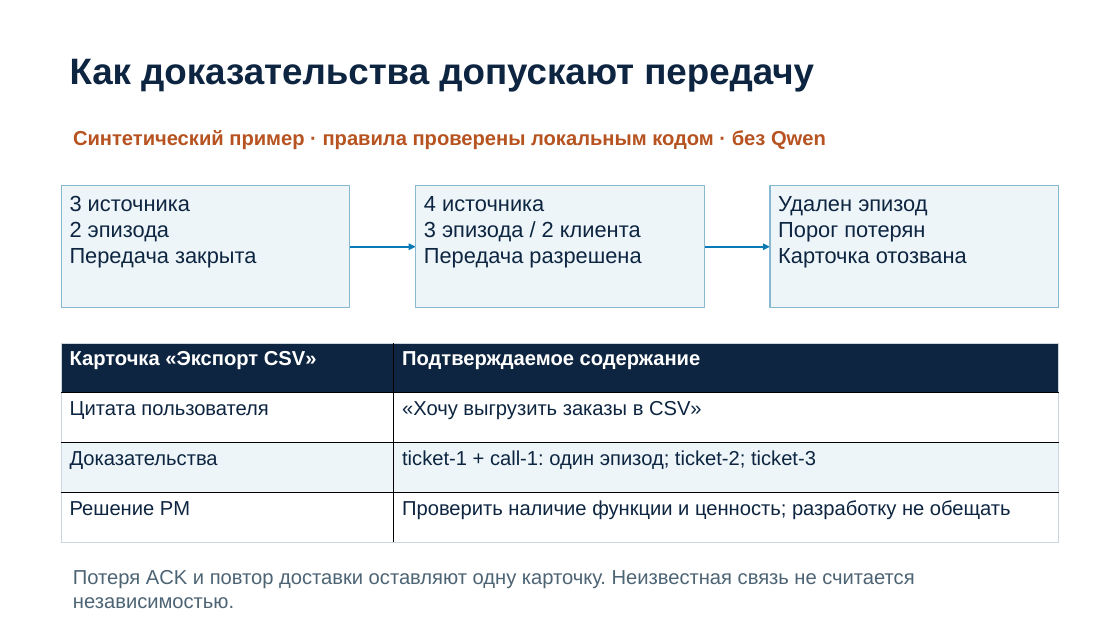
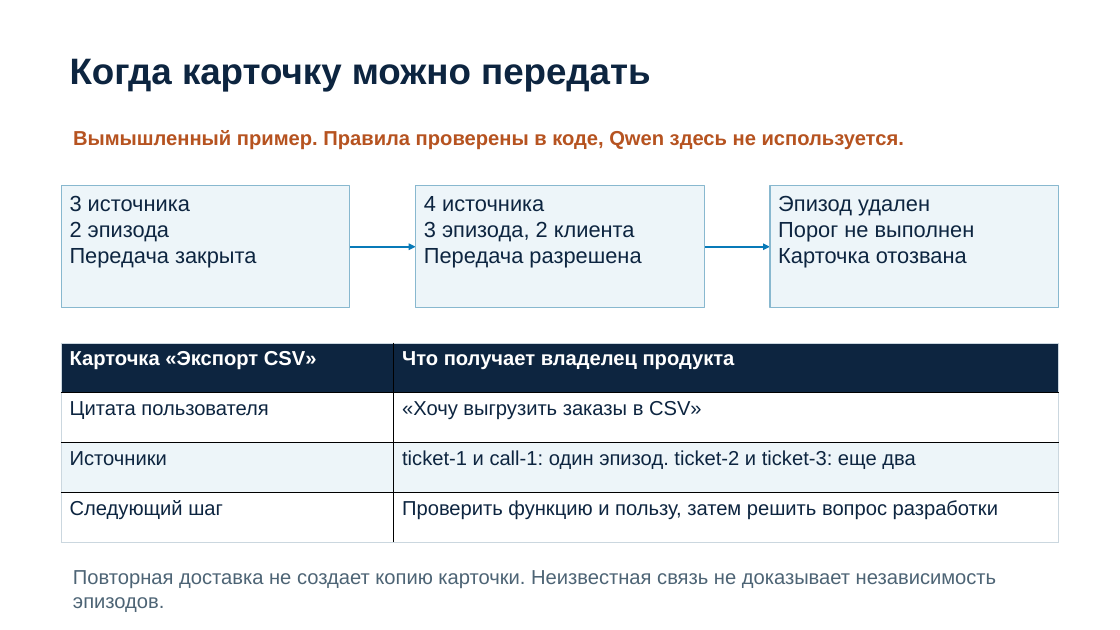
Before and after one commit to egorbaranos-max/intelligence-cup-feedback-agent, a slide deck: slide 6 of submission/presentation.pptx. Drawn at 1120x630 pixels with LibreOffice and Linux fonts; fonts in the diff are those of the drawing. Boxes give left, top, right and bottom in pixels: in the first picture for what was removed or moved away, otherwise in the second. Text is boxed around its words. In the diff, an @@ line names an element or a change of style, - is before the commit and + after.

```diff
--- a/submission/presentation.pptx
+++ b/submission/presentation.pptx
@@ text at bbox=[70, 58, 651, 91]: text changed @@
-Как доказательства допускают передачу
+Когда карточку можно передать
@@ text at bbox=[73, 130, 904, 150]: text changed @@
-Синтетический пример · правила проверены локальным кодом · без Qwen
+Вымышленный пример. Правила проверены в коде, Qwen здесь не используется.
@@ text in rectangle at bbox=[778, 195, 975, 242]: text changed @@
-Удален эпизод
-Порог потерян
+Эпизод удален
+Порог не выполнен
@@ text in rectangle at bbox=[424, 221, 635, 242]: text changed @@
-3 эпизода / 2 клиента
+3 эпизода, 2 клиента
@@ table at bbox=[61, 343, 1060, 543] @@
-row 1, column 2: Подтверждаемое содержание
+row 1, column 2: Что получает владелец продукта
-row 3, column 1: Доказательства
+row 3, column 1: Источники
-row 3, column 2: ticket-1 + call-1: один эпизод; ticket-2; ticket-3
+row 3, column 2: ticket-1 и call-1: один эпизод. ticket-2 и ticket-3: еще два
-row 4, column 1: Решение PM
+row 4, column 1: Следующий шаг
-row 4, column 2: Проверить наличие функции и ценность; разработку не обещать
+row 4, column 2: Проверить функцию и пользу, затем решить вопрос разработки
@@ text at bbox=[73, 570, 996, 612]: text changed @@
-Потеря ACK и повтор доставки оставляют одну карточку. Неизвестная связь не считается независимостью.
+Повторная доставка не создает копию карточки. Неизвестная связь не доказывает независимость эпизодов.
```
Also in this commit, not shown: 9 other slides changed, 13 other files.
